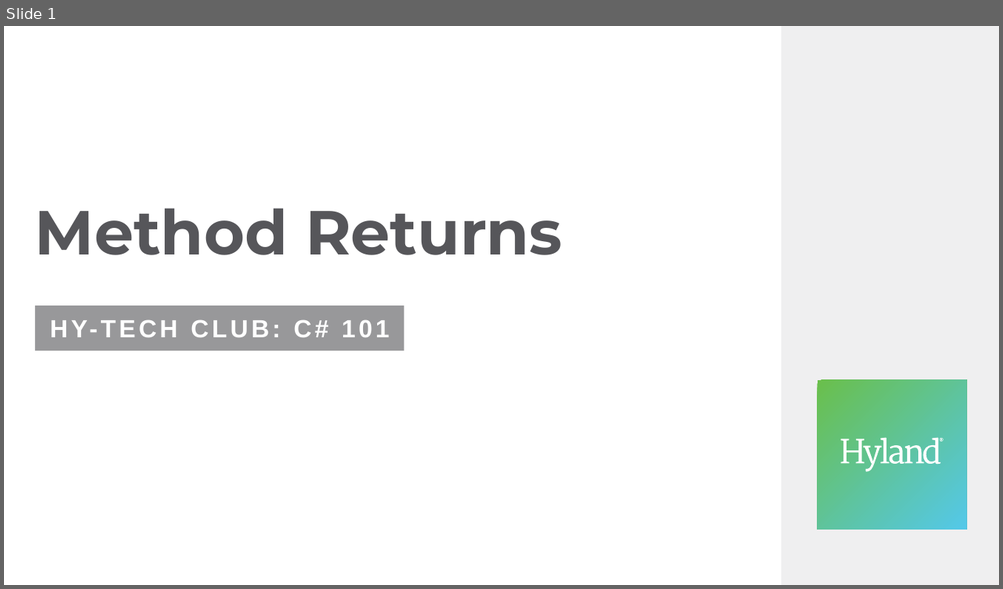
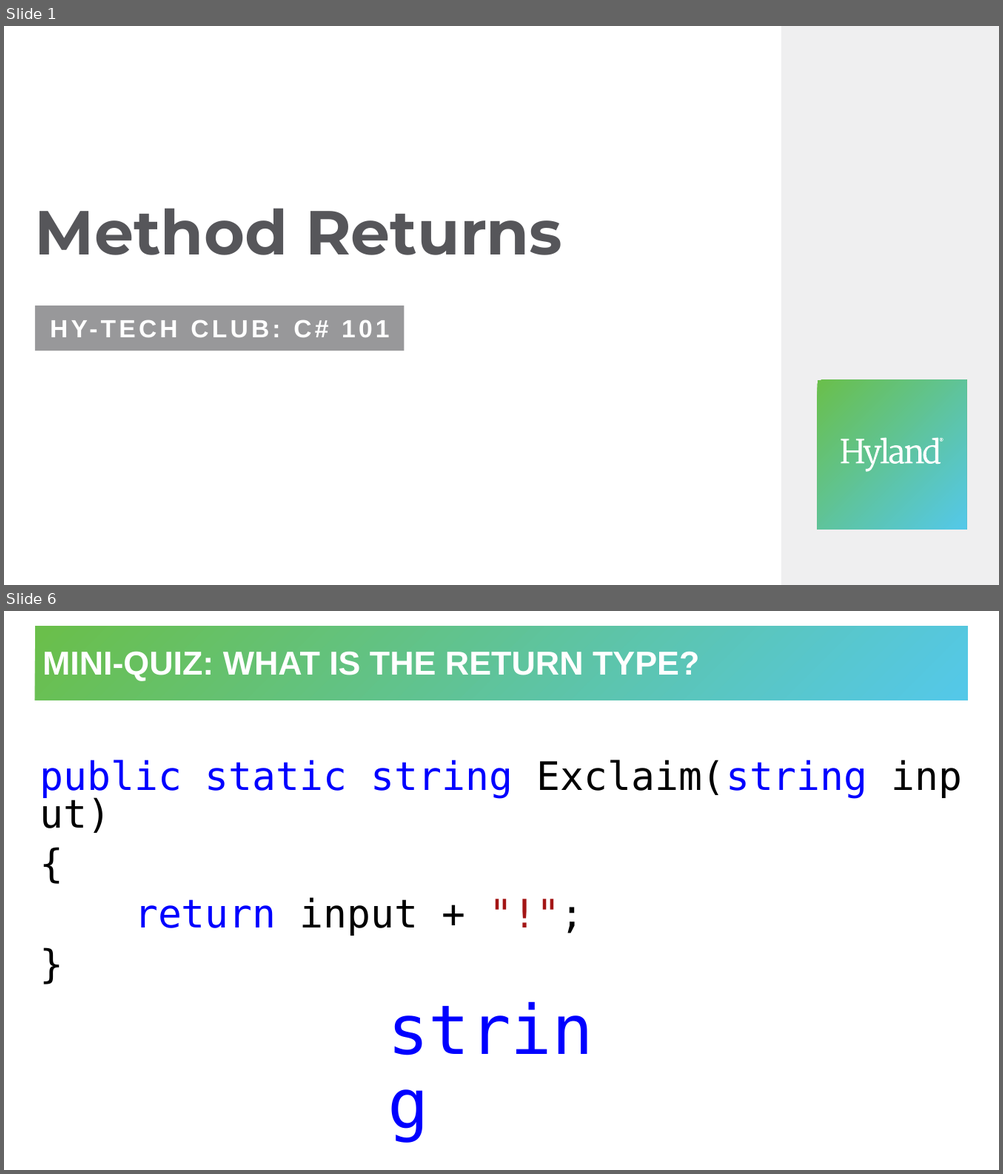
Before and after one commit to hytechclub/cs-101, a slide deck: MethodParameters/MethodReturns.pptx. Shown one above the other, each under a label of ours: slide 1 before the commit, slides 1 and 6 after it; the slides between them are not shown. The pictures are 1003x589 and 1003x1174 pixels, drawn with LibreOffice and Linux fonts; fonts in the diff are those of the drawing. Boxes give left, top, right and bottom in pixels: in the first picture for what was removed or moved away, otherwise in the second. Text is boxed around its words. In the diff, an @@ line names an element or a change of style, - is before the commit and + after.

```diff
--- a/MethodParameters/MethodReturns.pptx
+++ b/MethodParameters/MethodReturns.pptx
@@ slide 6 added at bbox=[4, 611, 999, 1170], background #FFFFFF @@
@@ title added at bbox=[35, 626, 968, 701], fill gradient #6ABF4B to #54C8E8, 32 pt, text #FFFFFF, bold @@
+MINI-QUIZ: WHAT IS THE RETURN TYPE?
@@ text added at bbox=[40, 760, 867, 936], 37.9 pt, text #0000FF @@
+public static string Exclaim(string input)
+{
+return input + "!";
+}
@@ text added at bbox=[373, 984, 630, 1082], 66 pt, text #0000FF @@
+string
```
Also in this commit, not shown: 4 other slides added, 27 slides removed, 1 other file.
